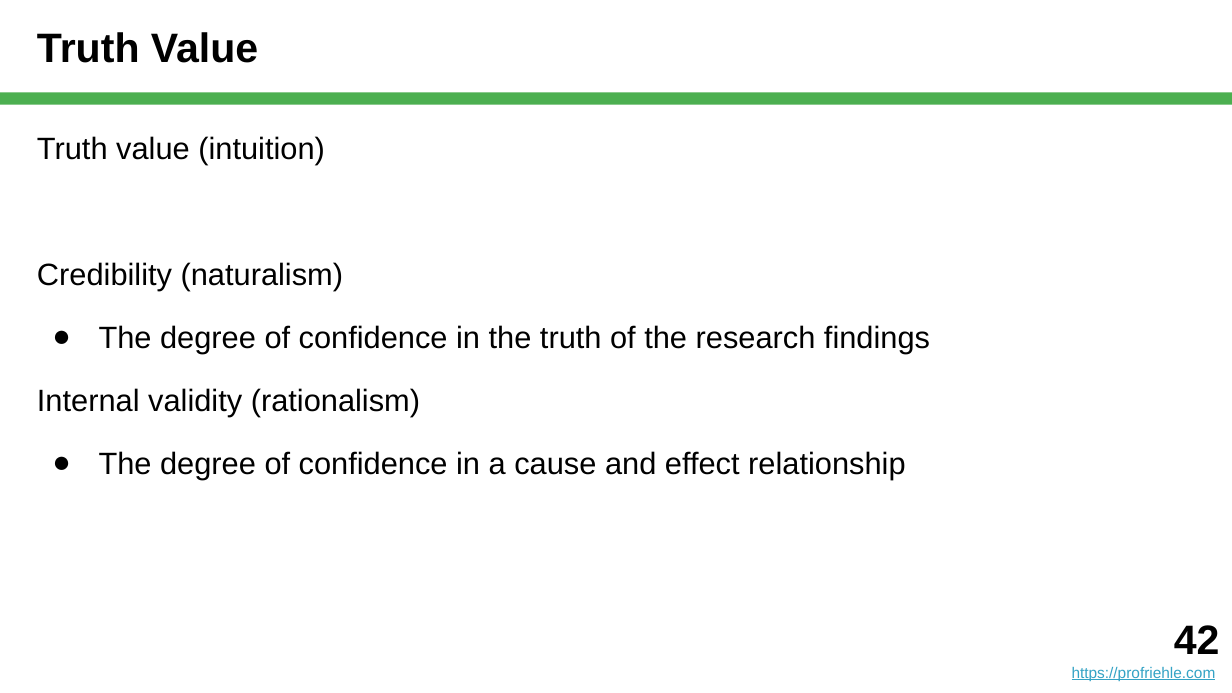
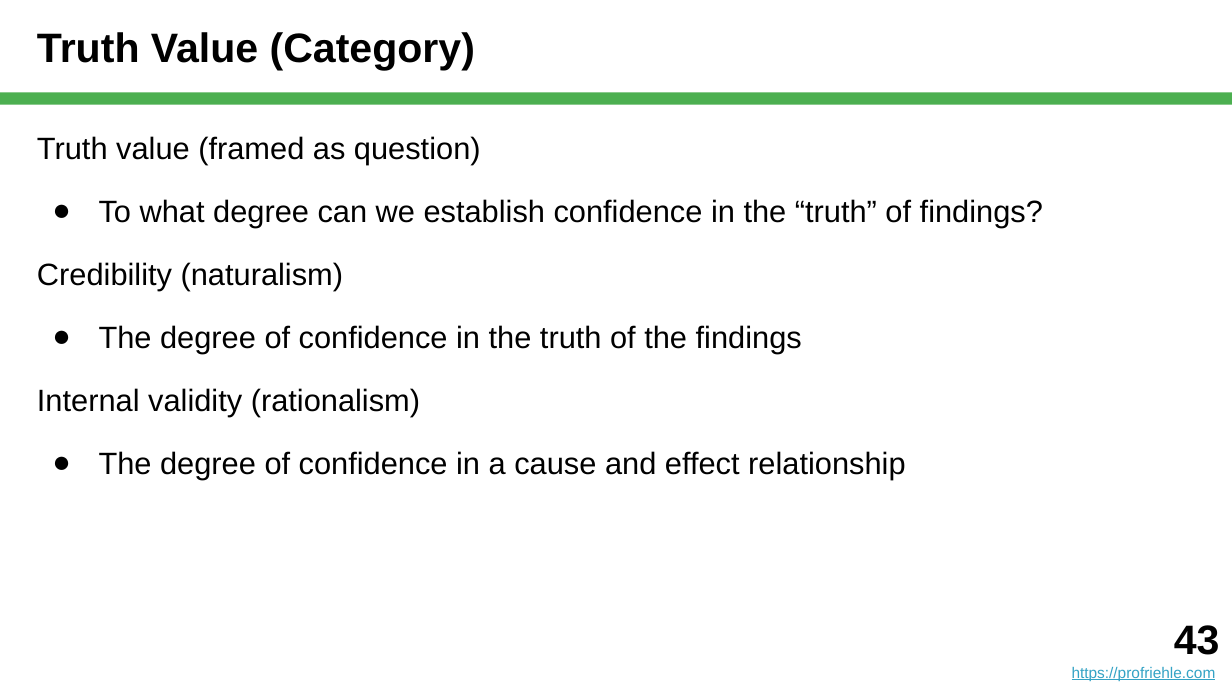
Before and after one commit to dirkriehle/nyt-course, a slide deck: slide 43 of Lecture slides/NYT C02 - Scientific Research.pptx (slide 42 before the commit). Drawn at 1232x693 pixels with LibreOffice and Linux fonts; fonts in the diff are those of the drawing. Boxes give left, top, right and bottom in pixels: in the first picture for what was removed or moved away, otherwise in the second. Text is boxed around its words. In the diff, an @@ line names an element or a change of style, - is before the commit and + after.

```diff
--- a/Lecture slides/NYT C02 - Scientific Research.pptx
+++ b/Lecture slides/NYT C02 - Scientific Research.pptx
@@ title at <box>37,32,475,70</box>: text changed @@
-Truth Value
+Truth Value (Category)
@@ text at <box>37,136,1043,228</box>: text changed @@
-Truth value (intuition)
+Truth value (framed as question)
+● To what degree can we establish confidence in the “truth” of findings?
@@ text at <box>99,325,802,354</box>: text changed @@
-● The degree of confidence in the truth of the research findings
+● The degree of confidence in the truth of the findings
@@ text at <box>1174,625,1220,655</box>: text changed @@
-42
+43
```
Also in this commit, not shown: 12 other slides changed, 1 slide added, 16 other files.
